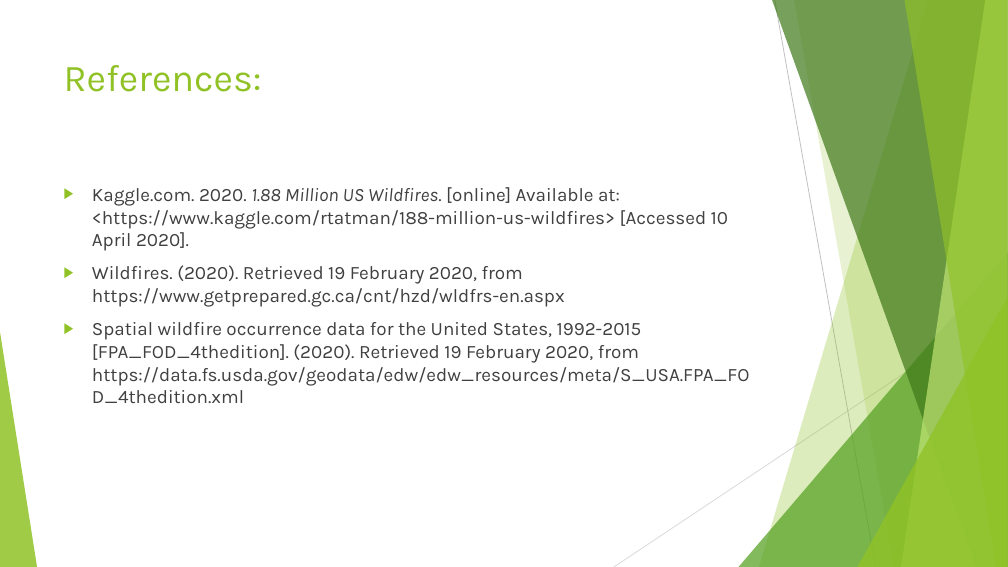
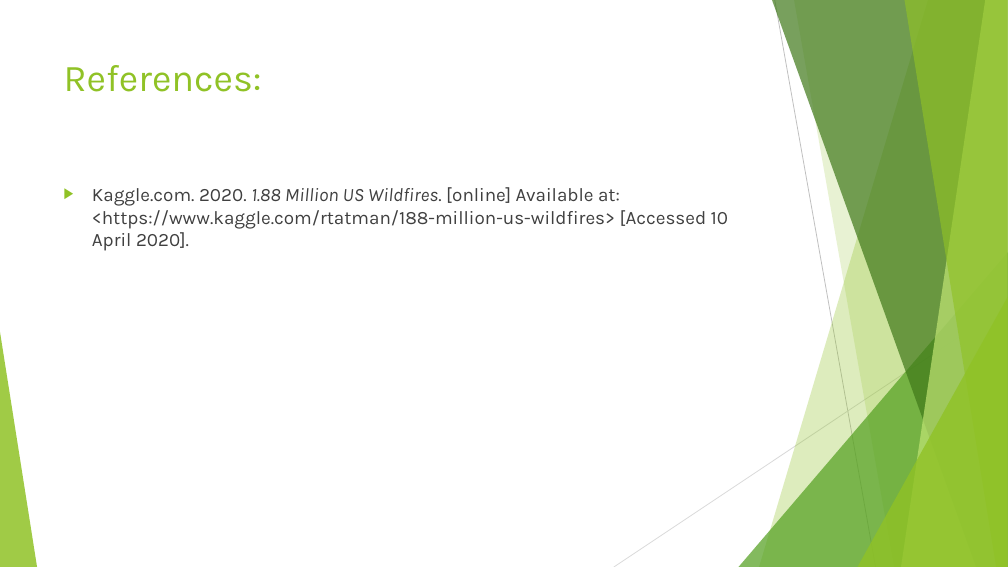
Before and after one commit to gurmanjit/https-github.com-gurmanjit-WildFires_St.Clair, a slide deck: slide 24 of Capstone presentation.pptx. Drawn at 1008x567 pixels with LibreOffice and Linux fonts; fonts in the diff are those of the drawing. Boxes give left, top, right and bottom in pixels: in the first picture for what was removed or moved away, otherwise in the second. Text is boxed around its words. In the diff, an @@ line names an element or a change of style, - is before the commit and + after.

```diff
--- a/Capstone presentation.pptx
+++ b/Capstone presentation.pptx
@@ text at bbox=[92, 265, 750, 403]: paragraphs removed @@
-▶ Wildfires. (2020). Retrieved 19 February 2020, from https://www.getprepared.gc.ca/cnt/hzd/wldfrs-en.aspx
-▶ Spatial wildfire occurrence data for the United States, 1992-2015 [FPA_FOD_4thedition]. (2020). Retrieved 19 February 2020, from https://data.fs.usda.gov/geodata/edw/edw_resources/meta/S_USA.FPA_FOD_4thedition.xml
```
Also in this commit, not shown: 1 other slide changed, 1 other file.
